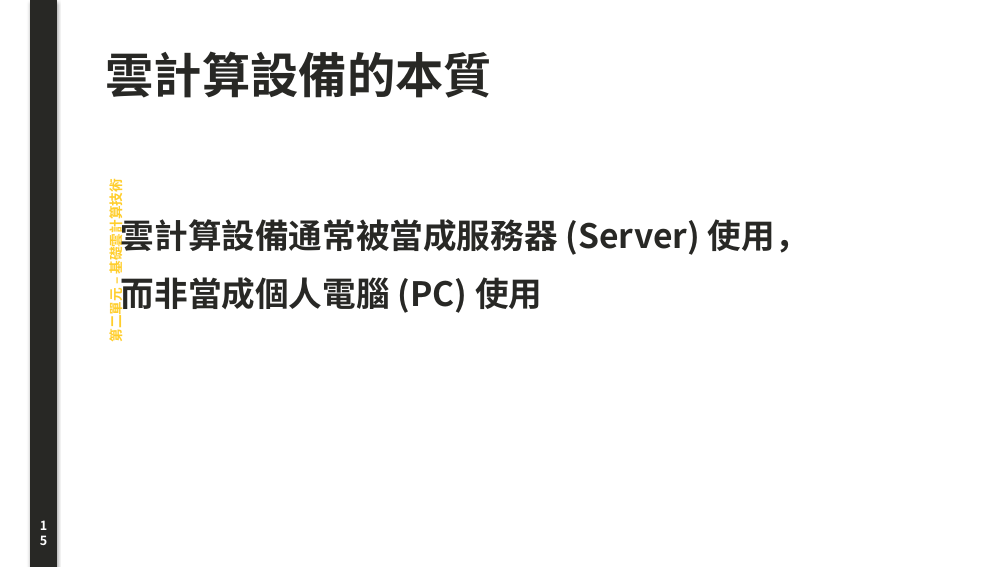
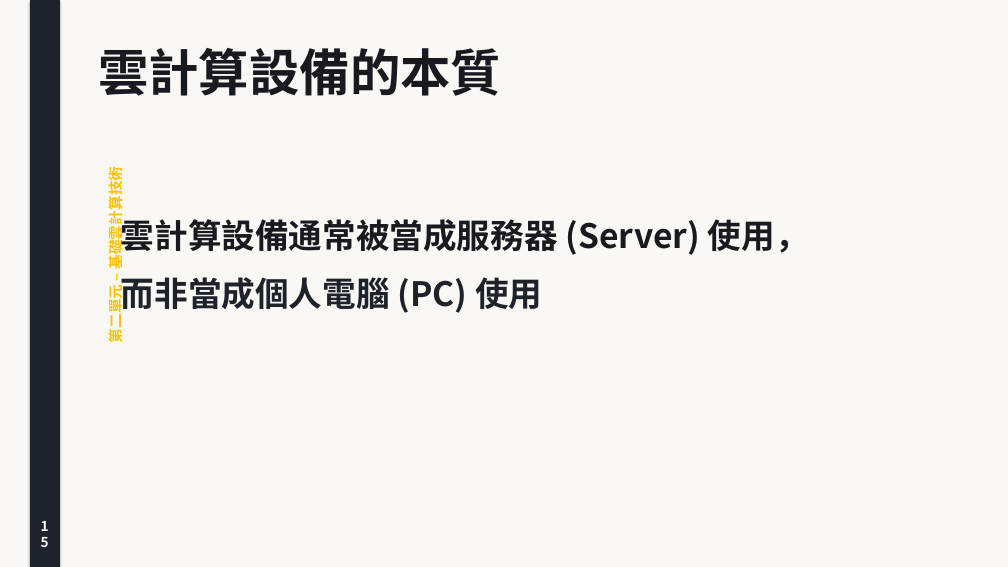
Before and after one commit to joe-ging/seed-cloud-curriculum, a slide deck: slide 15 of downloads/Deck01_Cloud_Foundations_Lecture_Note.pptx. Drawn at 1008x567 pixels with LibreOffice and Linux fonts; fonts in the diff are those of the drawing. Boxes give left, top, right and bottom in pixels: in the first picture for what was removed or moved away, otherwise in the second. Text is boxed around its words. In the diff, an @@ line names an element or a change of style, - is before the commit and + after.

```diff
--- a/downloads/Deck01_Cloud_Foundations_Lecture_Note.pptx
+++ b/downloads/Deck01_Cloud_Foundations_Lecture_Note.pptx
@@ rectangle added at (x1=0, y1=0, x2=1008, y2=567), fill #FAF8F5 @@
@@ rectangle at (x1=30, y1=0, x2=59, y2=567): fill #282825 to #1E222A; outline #282825 0.75 pt to #1E222A 0.75 pt @@
@@ text "第二單元 – 基礎雲計算技術" at (x1=104, y1=177, x2=125, y2=342): size 13 to 14 pt, text colour #FFCE2B to #FFC107 @@
@@ text "雲計算設備的本質" moved from (x1=106, y1=51, x2=492, y2=98) to (x1=98, y1=48, x2=501, y2=96) @@
@@ text "雲計算設備的本質" at (x1=98, y1=48, x2=501, y2=96): size 46 to 48 pt, text colour #282825 to #181A20 @@
@@ text "雲計算設備通常被當成服務器 (Server) 使用，" at (x1=121, y1=214, x2=809, y2=313): text colour #282825 to #181A20 in "雲計算設備通常被當成服務器 (Server) 使用，"; text colour #282825 to #1E222A in "而非當成個人電腦 (PC) 使用" @@
@@ text "15" at (x1=30, y1=514, x2=59, y2=544): size 12 to 13 pt @@
```
Also in this commit, not shown: 39 other slides changed, 43 other files.
